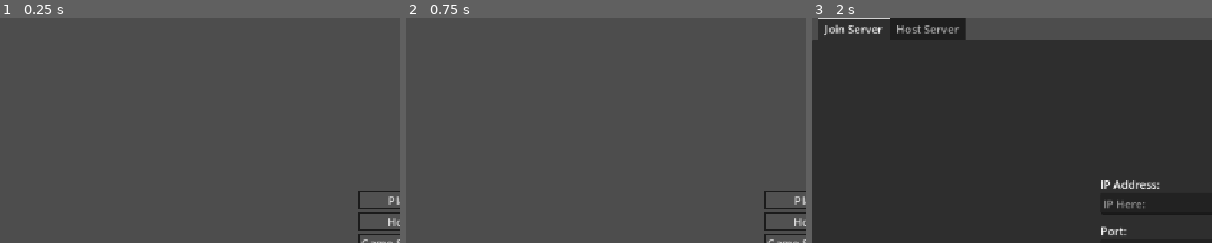
Above: before the commit, frames 1-3 (left to right).
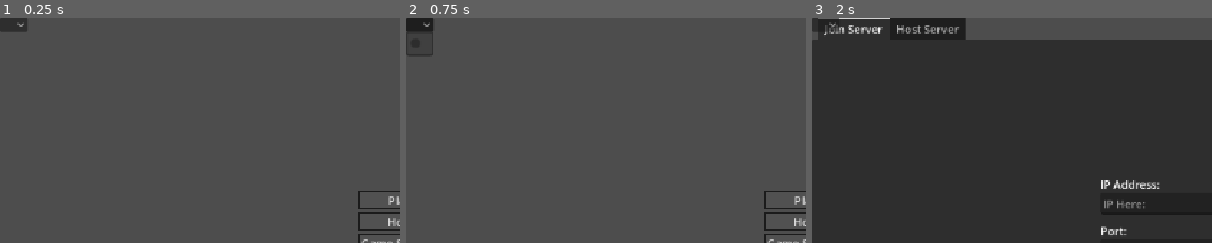
Above: after the commit, the same moments.

Repository: yeet230/multiplayer-base
Game: Godot game, scene res://Scenes/3D/Levels/Game.tscn
Two runs of this game, one before a commit and one after it. Both use one fixed random seed, a clock stepped at 60 frames per second and the inputs below.
Inputs (mouse positions are % of the whole screen's width and height, from its top left):
- Up to frame 1 (0.25 s): no input
- Up to frame 2 (0.75 s): click (2, 2) at 0.52 s
- Up to frame 3 (2 s): click "Play" at 1.25 s
The pictures show only the part of the screen within x 0-50%, y 0-50%; the shares and areas given below are measured in that part.

The runs differ from the first frame. In frame 1, 0.4% of the frame differs, in the area x 0-7%, y 0-6%; in frame 2, 0.6%, in the area x 0-7%, y 0-17%; in frame 3, 0.2%.

Commit message:
Add player health and segmented HUD
Add a health manager with multiplayer health updates and a shader-based segmented health bar. Also add weapon selection data and initial player setup menu scaffolding.

Diff:
--- /dev/null
+++ b/ClientSetupMenu.tscn
@@ -0,0 +1,23 @@
+[gd_scene format=3 uid="uid://b5mpr558jlnqh"]
+
+[ext_resource type="Script" uid="uid://dv4eauyle3hs7" path="res://PlayerSetupMenu.gd" id="1_466ux"]
+
+[node name="Control" type="Control" unique_id=766624217]
+layout_mode = 3
+anchors_preset = 15
+anchor_right = 1.0
+anchor_bottom = 1.0
+grow_horizontal = 2
+grow_vertical = 2
+script = ExtResource("1_466ux")
+
+[node name="Options" type="VBoxContainer" parent="." unique_id=572513962]
+layout_mode = 0
+offset_right = 101.0
+offset_bottom = 44.0
+
+[node name="Primary" type="OptionButton" parent="Options" unique_id=628983427]
+layout_mode = 2
+
+[node name="Secondary" type="OptionButton" parent="Options" unique_id=72994088]
+layout_mode = 2
--- /dev/null
+++ b/PlayerSetupMenu.gd
@@ -0,0 +1,13 @@
+extends Control
+
+
+@onready var primary: OptionButton = $Options/Primary
+@onready var secondary: OptionButton = $Options/Secondary
+
+
+# Called when the node enters the scene tree for the first time.
+func _ready() -> void:
+	for p in Global.primaryWeapons:
+		primary.add_item(Global.WEAPON_ID.find_key(p), p)
+
+	var itemCount = primary.item_count
--- a/Scenes/2D/Menu's/Main/MainMenu.tscn
+++ b/Scenes/2D/Menu's/Main/MainMenu.tscn
@@ -59,6 +59,10 @@
 visible = false
 layout_mode = 1
 
+[node name="OptionButton" type="OptionButton" parent="MenuItems" unique_id=31367981]
+item_count = 1
+popup/item_0/id = 0
+
 [connection signal="pressed" from="MenuItems/Menu/MainMenu/Play" to="." method="_on_play_pressed"]
 [connection signal="pressed" from="MenuItems/Menu/MainMenu/QuickJoin" to="." method="_on_quick_join_pressed"]
 [connection signal="pressed" from="MenuItems/Menu/MainMenu/Quit" to="." method="_on_quit_pressed"]
--- a/Scenes/2D/Player/PlayerUi.tscn
+++ b/Scenes/2D/Player/PlayerUi.tscn
@@ -2,6 +2,17 @@
 
 [ext_resource type="Script" uid="uid://c17k7gp4p6q3h" path="res://Scripts/Charecters/Player/PlayerUi.gd" id="1_uc6jw"]
 [ext_resource type="PackedScene" uid="uid://mn58j4guba4j" path="res://playerCommandUI.tscn" id="2_12qdn"]
+[ext_resource type="Shader" uid="uid://y32m2qedmwcg" path="res://Shaders/HealthBar.gdshader" id="3_to7aa"]
+
+[sub_resource type="ShaderMaterial" id="ShaderMaterial_n6exp"]
+shader = ExtResource("3_to7aa")
+shader_parameter/stepify = true
+shader_parameter/value = 1.0
+shader_parameter/count = 4
+shader_parameter/margin = Vector2(0.755, 0)
+shader_parameter/shear_angle = -0.049999954874999974
+shader_parameter/use_value_gradient = false
+shader_parameter/invert = false
 
 [node name="Control" type="Control" unique_id=1099339340]
 layout_mode = 3
@@ -42,15 +53,17 @@
 
 [node name="PlayerCommandUI" parent="DebugUI" unique_id=412367365 instance=ExtResource("2_12qdn")]
 
-[node name="HealthBar" type="ProgressBar" parent="DebugUI" unique_id=801175615]
+[node name="HealthBar" type="ColorRect" parent="DebugUI" unique_id=1010039361]
+material = SubResource("ShaderMaterial_n6exp")
 anchors_preset = 7
 anchor_left = 0.5
 anchor_top = 1.0
 anchor_right = 0.5
 anchor_bottom = 1.0
 offset_left = -243.5
-offset_top = -27.0
+offset_top = -30.0
 offset_right = 243.5
+offset_bottom = -3.0
 grow_horizontal = 2
 grow_vertical = 0
 size_flags_horizontal = 4
--- a/Scenes/3D/Actors/Player/Player.tscn
+++ b/Scenes/3D/Actors/Player/Player.tscn
@@ -5,6 +5,7 @@
 [ext_resource type="Script" uid="uid://bd4yrrb6w6vb4" path="res://Scripts/Charecters/Player/Handler's/PlayerMovmentController.gd" id="3_lk4yj"]
 [ext_resource type="Script" uid="uid://cqrprdyognihs" path="res://Scripts/VisionManager.gd" id="4_lk4yj"]
 [ext_resource type="Script" uid="uid://clr3uhptb0bq4" path="res://Scripts/Charecters/Player/Handler's/WeaponManager.gd" id="4_urwc2"]
+[ext_resource type="Script" uid="uid://dfx1o75paot3l" path="res://Scripts/Charecters/Player/Handler's/PlayerHealthManager.gd" id="5_xkto7"]
 
 [sub_resource type="CapsuleShape3D" id="CapsuleShape3D_g7fu1"]
 
@@ -42,6 +43,11 @@
 localPlayer = NodePath("..")
 metadata/_custom_type_script = "uid://clr3uhptb0bq4"
 
+[node name="PlayerHealthManager" type="Node" parent="." unique_id=452151732 node_paths=PackedStringArray("localPlayer")]
+script = ExtResource("5_xkto7")
+localPlayer = NodePath("..")
+metadata/_custom_type_script = "uid://dfx1o75paot3l"
+
 [node name="CollisionShape3D" type="CollisionShape3D" parent="." unique_id=210439886]
 transform = Transform3D(1, 0, 0, 0, 1, 0, 0, 0, 1, 0, 1, 0)
 shape = SubResource("CapsuleShape3D_g7fu1")
--- a/Scenes/3D/Levels/Game.tscn
+++ b/Scenes/3D/Levels/Game.tscn
@@ -4,18 +4,19 @@
 [ext_resource type="PackedScene" uid="uid://bpblj5osn52mf" path="res://Scenes/2D/Menu's/Main/MainMenu.tscn" id="2_g2nft"]
 [ext_resource type="Script" uid="uid://byhc10uvgpset" path="res://Scripts/Custom Nodes/CommandSystem.gd" id="3_g2nft"]
 
-[node name="Game" type="Node" unique_id=1003189469]
+[node name="GameController" type="Node" unique_id=1913640834]
 script = ExtResource("1_rschu")
+metadata/_custom_type_script = "uid://bsf80h6bm1j6m"
 
-[node name="LevelSpawner" type="MultiplayerSpawner" parent="." unique_id=195164385]
+[node name="LevelSpawner" type="MultiplayerSpawner" parent="." unique_id=520298934]
 _spawnable_scenes = PackedStringArray("uid://ccvpekgqunofh", "uid://dsbs1ttk1ctpq")
 spawn_path = NodePath("../LevelContainer")
 
-[node name="CommandHandler" type="Node" parent="." unique_id=1329818604]
+[node name="CommandHandler" type="Node" parent="." unique_id=265917615]
 script = ExtResource("3_g2nft")
 metadata/_custom_type_script = "uid://byhc10uvgpset"
 
-[node name="LevelContainer" type="Node" parent="." unique_id=264233761]
+[node name="LevelContainer" type="Node" parent="." unique_id=640235785]
 unique_name_in_owner = true
 
-[node name="MainMenu" parent="." unique_id=142060000 instance=ExtResource("2_g2nft")]
+[node name="MainMenu" parent="." unique_id=950782923 instance=ExtResource("2_g2nft")]
--- a/Scripts/Autoloads/Global.gd
+++ b/Scripts/Autoloads/Global.gd
@@ -14,10 +14,28 @@
 	AK_47,
 	P90,
 	MP5,
+	AR_15,
+	MK_12,
 	SMG12 = 1000,
 	DEAGLE,
+	M191,
 
 }
+
+const primaryWeapons: Array[WEAPON_ID] = [
+	WEAPON_ID.AK_47,
+	WEAPON_ID.P90,
+	WEAPON_ID.MP5,
+	WEAPON_ID.MK_12,
+	WEAPON_ID.AR_15,
+]
+
+const secondaryWeapons: Array[WEAPON_ID] = [
+	WEAPON_ID.DEAGLE ,
+	WEAPON_ID.SMG12 ,
+	WEAPON_ID.M191 ,
+	#WEAPON_ID. ,
+]
 
 var levels: Dictionary[MAPS, PackedScene]
 var weaponData: Dictionary[WEAPON_ID, WeaponData]
@@ -25,9 +43,9 @@
 var PlayerStartingHealth: float = 100
 var mouseSens: float = 0.002
 
-var root: Node
+var gameController: GameController
 var commandHandler: CommandHandler
-
+var clientPlayer: Player
 
 func _ready() -> void:
 	levels = {
--- a/Scripts/Autoloads/MultiplayerManager.gd
+++ b/Scripts/Autoloads/MultiplayerManager.gd
@@ -37,7 +37,7 @@
 var serverStoredPlayerData: Dictionary[int, Dictionary]
 var serverData: Dictionary[SERVER_DATA, Variant]
 
-@onready var gameController: Node = get_node("/root/Game")
+#@onready var gameController: Node = Global.gameController
 
 func _ready() -> void:
 	#push_warning("i am the server :0")
@@ -56,7 +56,7 @@
 	var result:Global.WEAPON_ID = serverStoredPlayerData[playerId][PLAYER_DATA.ACTIVE_WEAPON]
 	return result
 
-func start_server(data : Dictionary) -> void:
+func start_server(_data : Dictionary) -> void:
 	var peer: ENetMultiplayerPeer = ENetMultiplayerPeer.new()
 	var err: Error = peer.create_server(SERVER_PORT)
 
@@ -86,10 +86,19 @@
 	multiplayer.multiplayer_peer = peer
 
 
+func create_player_data(peerId : int) -> void:
+	serverStoredPlayerData[peerId] = {
+		PLAYER_DATA.HEALTH : 100,
+		PLAYER_DATA.LIFE_ID : 0,
+		PLAYER_DATA.ACTIVE_WEAPON : Global.WEAPON_ID.AK_47
+	}
+
+
 func _server_handle_player_join(peerId : int) -> void:
 	if !multiplayer.is_server():
 		multiplayer.peer_connected.disconnect(_server_handle_player_join)
 		return
+	create_player_data(peerId)
 
 
 
@@ -106,7 +115,7 @@
 	var weapon: Global.WEAPON_ID = get_player_weapon(shootingPlayerId)
 	var weaponDamage: float = Global.get_weapon_damage(weapon)
 
-	hitPlayer.healthManager.take_damage()
+	update_health.rpc_id(hitPlayerId, 20)
 
 @rpc("any_peer", "call_remote", "reliable")
 func server_handle_hit() -> void:
@@ -128,11 +137,17 @@
 		var hitNormal: Vector3 = results.get("normal")
 		var hitObjectPath: NodePath = get_path_to(collider)
 
-		Global.root.spawn_bullet_decal.rpc(hitPosition, hitNormal, hitObjectPath)
+		Global.gameController.request_bullet_decal_spawn.rpc(hitPosition, hitNormal, hitObjectPath)
 
-	print("Server Weapon HitScan Results: ", results)
+	#print("Server Weapon HitScan Results: ", results)
 
 @rpc("any_peer", "call_remote", "reliable")
 
 func _update_player_health(playerId : int) -> void:
 	pass
+
+
+##Please do not remove this 🥺🥺
+@rpc("authority", "call_remote", "reliable")
+func update_health(newHealth : float) -> void:
+	Global.clientPlayer.playerHealthManager.update_health(newHealth)
--- a/Scripts/Charecters/Player/BasicPlayerController.gd
+++ b/Scripts/Charecters/Player/BasicPlayerController.gd
@@ -6,12 +6,13 @@
 @onready var movementController: PlayerMovementController = $PlayerMovementController
 @onready var visionManager: VisionManager = $VisionManager
 @onready var weaponManager: WeaponManager = $WeaponManager
+@onready var playerHealthManager: PlayerHealthManager = $PlayerHealthManager
 
 
 
 func _ready() -> void:
 	if !is_multiplayer_authority(): return
-
+	Global.clientPlayer = self
 	_instantiate_UI()
 
 	weaponManager._equip_new_weapon(Global.WEAPON_ID.AK_47)
--- /dev/null
+++ b/Scripts/Charecters/Player/Handler's/PlayerHealthManager.gd
@@ -0,0 +1,17 @@
+class_name PlayerHealthManager extends Node
+
+@export var maxHealth: int = 100
+@export var localPlayer: Player
+
+var curHealth: float
+
+
+func _ready() -> void:
+	if !is_multiplayer_authority(): return
+	curHealth = maxHealth
+
+##Please do not remove this 🥺🥺
+func update_health(newHealth : float) -> void:
+	print("Health is being updated")
+	curHealth = newHealth
+	localPlayer.ui.update_healthbar(curHealth, maxHealth)
--- a/Scripts/Charecters/Player/Handler's/WeaponManager.gd
+++ b/Scripts/Charecters/Player/Handler's/WeaponManager.gd
@@ -82,13 +82,13 @@
 func tick() -> void:
 	if isShootPressed:
 		_player_trigger_pressed()
-		print("Shoot pressed")
+		#print("Shoot pressed")
 	elif isShootReleased:
 		_player_trigger_released()
-		print("shoot Released")
+		#print("shoot Released")
 	elif isReloadPressed:
 		_start_reload()
-		print("Reloading")
+		#print("Reloading")
 
 func _player_trigger_pressed() -> void:
 	isTriggerHeld = true
@@ -168,11 +168,11 @@
 func cancel_reload() -> void:
 	isReloading = false
 	reloadTimer.stop()
-	print("reload cancelled")
+
 
 func begin_reload_timer() -> void:
 	if isReloading or loadedCount >= magSize: return
-	print("Reload Begun")
+
 	isReloading = true
 	reloadTimer.start(reloadSpeed)
 
@@ -207,8 +207,6 @@
 		WEAPON_BEHAVIOR.AUTO_FIRE:
 			if isTriggerHeld and !isReloading:
 				fire_single_shot()
-				print("Fire called from here")
-			print(isTriggerHeld, "  :  ", !isReloading)
 
 		WEAPON_BEHAVIOR.BURST_FIRE:
 			fire_burst_shot()
--- a/Scripts/Charecters/Player/PlayerUi.gd
+++ b/Scripts/Charecters/Player/PlayerUi.gd
@@ -6,11 +6,23 @@
 @onready var idLabel: Label = $DebugUI/LeftVBoxContainer/Id
 @onready var ammoLabel: Label = $DebugUI/RightVBoxContainer/Ammo
 
+@onready var option_button: OptionButton = $OptionButton
+
+@onready var healthBar: ColorRect = $DebugUI/HealthBar
+
 func tick() -> void:
 	update_hud()
+	for item in Global.WEAPON_ID.keys():
+		var value: int = Global.WEAPON_ID[item]
+		option_button.add_item(item, value)
 
 func update_hud() -> void:
 	update_ammo()
 
 func update_ammo() -> void:
 	ammoLabel.text = str(localPlayer.weaponManager.loadedCount)
+
+func update_healthbar(newHealth : float, maxHealth) -> void:
+	var healthPercentage: float = (13.0 / maxHealth)
+	print("_update_health", healthPercentage)
+	healthBar.material.set_shader_parameter("value", healthPercentage)
--- a/Scripts/MainLevel.gd
+++ b/Scripts/MainLevel.gd
@@ -1,4 +1,4 @@
-extends Node
+class_name GameController extends Node
 
 const BULLET_DECAL = preload("uid://enjxbit5eo4e")
 const MAX_BULLET_DECAL_COUNT = 250
@@ -10,12 +10,14 @@
 func _ready() -> void:
 	MultiplayerManager.serverSettingsConfirmed.connect(_spawn_new_level)
 	multiplayer.server_disconnected.connect(_destroy_current_level)
-	Global.root = self
+	Global.gameController = self
+
 
 
 func spawn_level(newLevel : Global.MAPS) -> void:
 	_destroy_current_level()
 	_spawn_new_level(newLevel)
+	print("Level Spawned")
 
 
 func _destroy_current_level() -> void:
@@ -28,9 +30,16 @@
 	pass
 
 @rpc("authority", "call_remote", "reliable")
-func spawn_bullet_decal(position : Vector3, normal : Vector3, parentPath : NodePath) -> void:
+func request_bullet_decal_spawn(position : Vector3, normal : Vector3, parentPath : NodePath) -> void:
+	_spawn_bullet_decal(position, normal, parentPath)
+
+
+
+func _spawn_bullet_decal(position : Vector3, normal : Vector3, parentPath : NodePath) -> void:
+	print("Spawning Decal as ", "Server" if multiplayer.is_server() else "Client")
+
 	var decalInstance = Node3D
-	var parent: Node3D = get_node(parentPath)
+	var parent: Node = get_node(parentPath)
 
 	if len(bulletDecalsSpawned) >= MAX_BULLET_DECAL_COUNT and is_instance_valid(bulletDecalsSpawned[0]):
 		decalInstance = bulletDecalsSpawned.pop_front()
--- a/Scripts/Menu's/Main/MainMenu.gd
+++ b/Scripts/Menu's/Main/MainMenu.gd
@@ -5,8 +5,10 @@
 @onready var displayElementsCanvasLayer: CanvasLayer = $DisplayElements
 @onready var menuItemsCanvasLayer: CanvasLayer = $MenuItems
 
+
 func _ready() -> void:
 	_auto_mode_set()
+
 
 
 func _on_host_pressed() -> void:
--- /dev/null
+++ b/Shaders/HealthBar.gdshader
@@ -0,0 +1,158 @@
+
+shader_type canvas_item;
+
+uniform bool stepify = true;
+uniform float value : hint_range(0.0, 1.0) = 1.0;
+uniform int count = 10;
+uniform vec2 margin;
+uniform float shear_angle : hint_range(-1.0, 1.0) = 0.0;
+
+uniform sampler2D gradient_x : source_color;
+uniform sampler2D gradient_y : source_color;
+
+uniform bool use_value_gradient = false;
+uniform bool invert = false;
+
+
+vec4 get_gradient_color(sampler2D src, float position) {
+	position = clamp(position, 0.01, 0.99);
+	return texture(src, vec2(position, 0.5));
+}
+
+
+float square_shape(vec2 uv, vec2 size) {
+	vec2 bl = step((1.0 - size) / 2.0, uv);
+	vec2 tr = step((1.0 - size) / 2.0, 1.0 - uv);
+
+	return bl.x * bl.y * tr.x * tr.y;
+}
+
+
+float snap(float original, float numerator, float denominator) {
+	return round(original * denominator / numerator) * numerator / denominator;
+}
+
+
+float map_range(float min1, float max1, float min2, float max2, float v) {
+	float p = (v - min1) / (max1 - min1);
+	return p * (max2 - min2) + min2;
+}
+
+
+vec3 hsv_to_rgb(vec3 color) {
+	vec4 K = vec4(1.0, 2.0 / 3.0, 1.0 / 3.0, 3.0);
+	vec3 p = abs(fract(color.xxx + K.xyz) * 6.0 - K.www);
+	return color.z * mix(K.xxx, clamp(p - K.xxx, 0.0, 1.0), color.y);
+}
+
+
+void fragment() {
+	vec2 uv = UV;
+
+	// Shear
+	float angle = 1.571 + (shear_angle * PI / 4.0);
+	float shear_value = cos(angle) / sin(angle);
+	float shear = shear_value * uv.y;
+
+	uv.x += shear;
+	uv.x -= shear_value / 2.0;
+
+	uv.x *= 1.0 + abs(shear_value);
+	uv.x -= abs(shear_value) / 2.0;
+
+
+	float bar_count = float(count);
+	float bar_size = 1.0 / bar_count;
+	float separation_width = margin.x * bar_size;
+
+	float shape = 0.0;
+
+	// Calculate each segment independently
+	for (int i = 0; i < count; i++) {
+		float segment_start = float(i) / bar_count;
+		float segment_end = float(i + 1) / bar_count;
+
+		// How much of this segment is filled
+		float segment_fill = clamp(
+			(value - segment_start) / bar_size,
+			0.0,
+			1.0
+		);
+
+		// Segment position
+		float segment_uv = (uv.x - segment_start) / bar_size;
+
+		// Shrink the segment from its right edge
+		float segment_width = segment_fill * (1.0 - margin.x);
+
+		// Center the shrinking segment within its original space
+		float segment_center = segment_start + bar_size * 0.5;
+
+		float local_x = uv.x - segment_center;
+
+		float segment_shape = step(
+			- segment_width * 0.5,
+			local_x
+		) * step(
+			local_x,
+			segment_width * 0.5
+		);
+
+		float segment_y = square_shape(
+			vec2(uv.y, uv.y),
+			vec2(1.0, 1.0 - margin.y)
+		);
+
+		// Vertical bounds
+		float vertical = step(margin.y * 0.5, uv.y)
+			* step(uv.y, 1.0 - margin.y * 0.5);
+
+		shape += segment_shape * vertical;
+	}
+
+
+	// Gradients
+	float gradient_x_pos = uv.x;
+
+	if (use_value_gradient) {
+		gradient_x_pos = value;
+	}
+
+	vec4 gradient_color_x = get_gradient_color(
+		gradient_x,
+		gradient_x_pos
+	);
+
+	if (stepify) {
+		float step_size = float(count) / 2.0;
+
+		gradient_color_x = get_gradient_color(
+			gradient_x,
+			snap(gradient_x_pos, 1.0, step_size)
+		);
+	}
+
+
+	float y = map_range(
+		0.5 - (1.0 - margin.y) / 2.0,
+		0.5 + (1.0 - margin.y) / 2.0,
+		0.0,
+		1.0,
+		uv.y
+	);
+
+	if (invert) {
+		y = uv.y;
+		shape = 1.0 - shape;
+	}
+
+	vec4 gradient_color_y = get_gradient_color(gradient_y, y);
+
+	vec4 gradient_color = mix(
+		gradient_color_x,
+		gradient_color_y,
+		gradient_color_y.a
+	);
+
+	COLOR = vec4(gradient_color.rgb, clamp(shape, 0.0, 1.0));
+}
Not shown, added: PlayerSetupMenu.gd.uid
Not shown, added: Scripts/Charecters/Player/Handler's/PlayerHealthManager.gd.uid
Not shown, added: Shaders/HealthBar.gdshader.uid
Not shown, added: Scenes/3D/Actors/Player/Player.tscn3620861576.tmp
